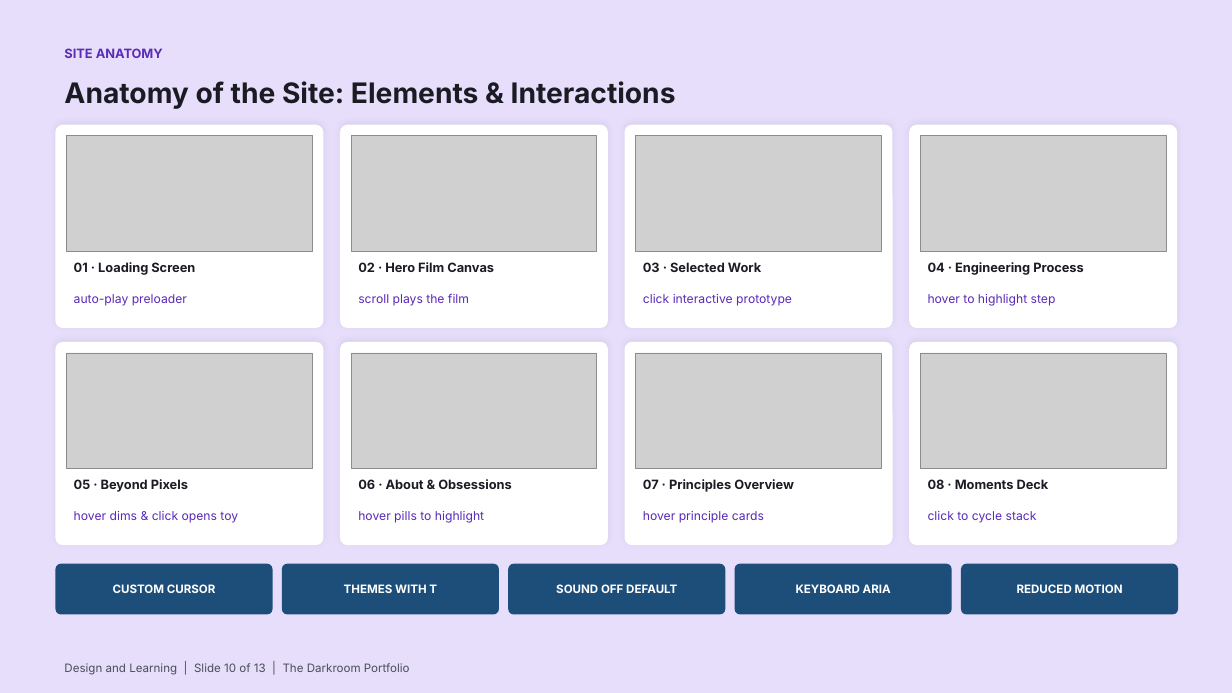
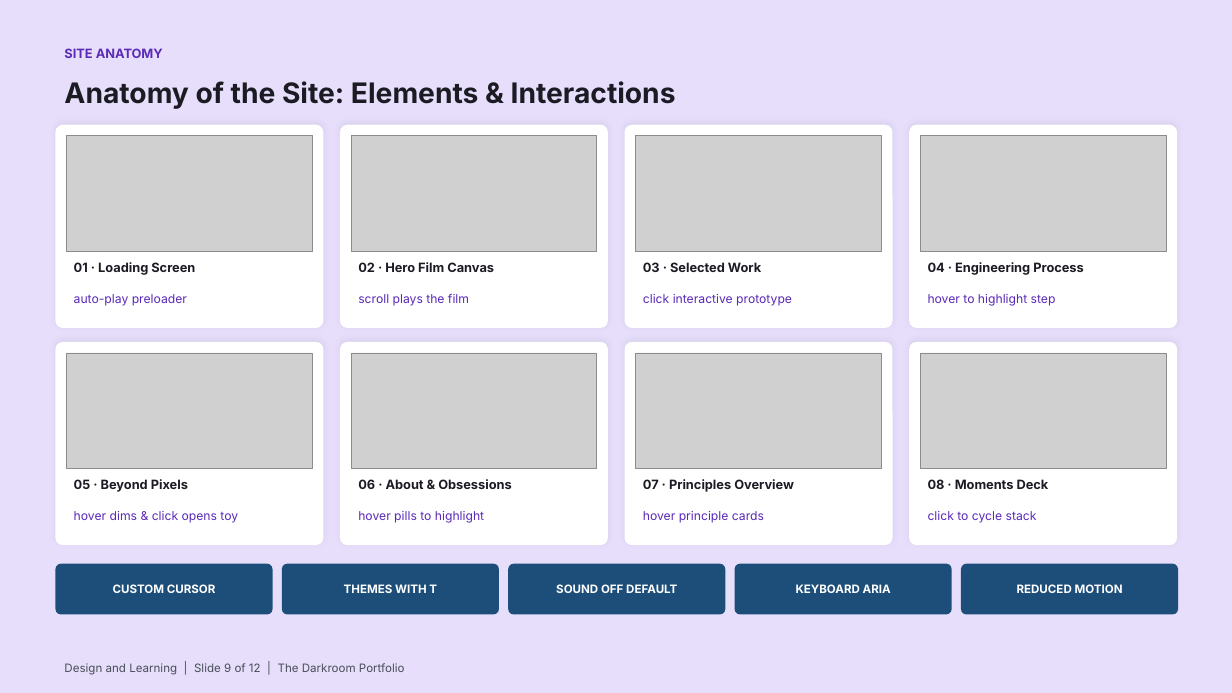
Before and after one commit to Yatin07/portfolio, a slide deck: slide 9 of Portfolio_Design_Deck.pptx (slide 10 before the commit). Drawn at 1232x693 pixels with LibreOffice and Linux fonts; fonts in the diff are those of the drawing; grey boxes stand for pictures. Boxes give left, top, right and bottom in pixels: in the first picture for what was removed or moved away, otherwise in the second. Text is boxed around its words. In the diff, an @@ line names an element or a change of style, - is before the commit and + after.

```diff
--- a/Portfolio_Design_Deck.pptx
+++ b/Portfolio_Design_Deck.pptx
@@ text at (x1=64, y1=663, x2=405, y2=675): text changed @@
-Design and Learning | Slide 10 of 13 | The Darkroom Portfolio
+Design and Learning | Slide 9 of 12 | The Darkroom Portfolio
```
Also in this commit, not shown: 11 other slides changed, 1 slide removed, 2 other files.
